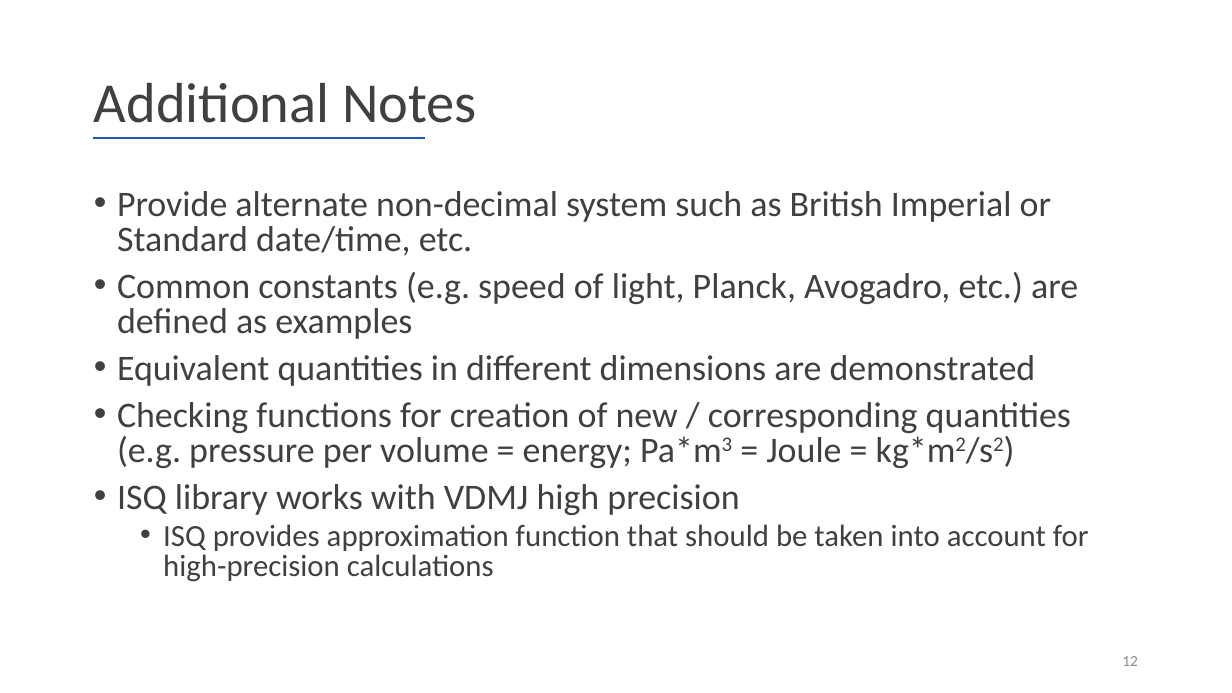
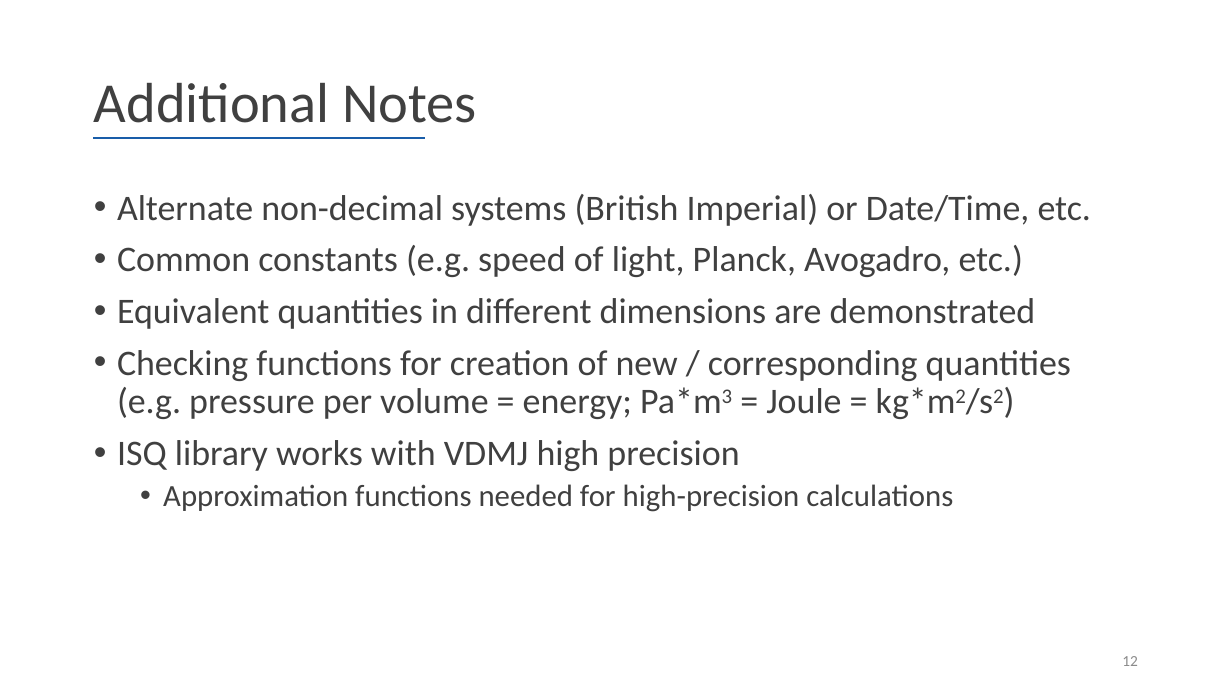
Before and after one commit to leouk/VDM_Toolkit, a slide deck: slide 12 of plugins/vdm2isa/pub/isq-lib/talk/International System of Quantities library in VDM.pptx. Drawn at 1232x693 pixels with LibreOffice and Linux fonts; fonts in the diff are those of the drawing; background and template pictures are left out. Boxes give left, top, right and bottom in pixels: in the first picture for what was removed or moved away, otherwise in the second. Text is boxed around its words. In the diff, an @@ line names an element or a change of style, - is before the commit and + after.

```diff
--- a/plugins/vdm2isa/pub/isq-lib/talk/International System of Quantities library in VDM.pptx
+++ b/plugins/vdm2isa/pub/isq-lib/talk/International System of Quantities library in VDM.pptx
@@ text at <box>117,194,1091,277</box>: text changed @@
-• Provide alternate non-decimal system such as British Imperial or Standard date/time, etc.
-• Common constants (e.g. speed of light, Planck, Avogadro, etc.) are defined as examples
+• Alternate non-decimal systems (British Imperial) or Date/Time, etc.
+• Common constants (e.g. speed of light, Planck, Avogadro, etc.)
@@ text at <box>117,298,1071,471</box>: line spacing 0.8 to 0.9 @@
@@ text at <box>163,484,953,512</box>: text changed @@
-  • ISQ provides approximation function that should be taken into account for high-precision calculations
+  • Approximation functions needed for high-precision calculations
```
Also in this commit, not shown: 3 other slides changed, 1 other file.
